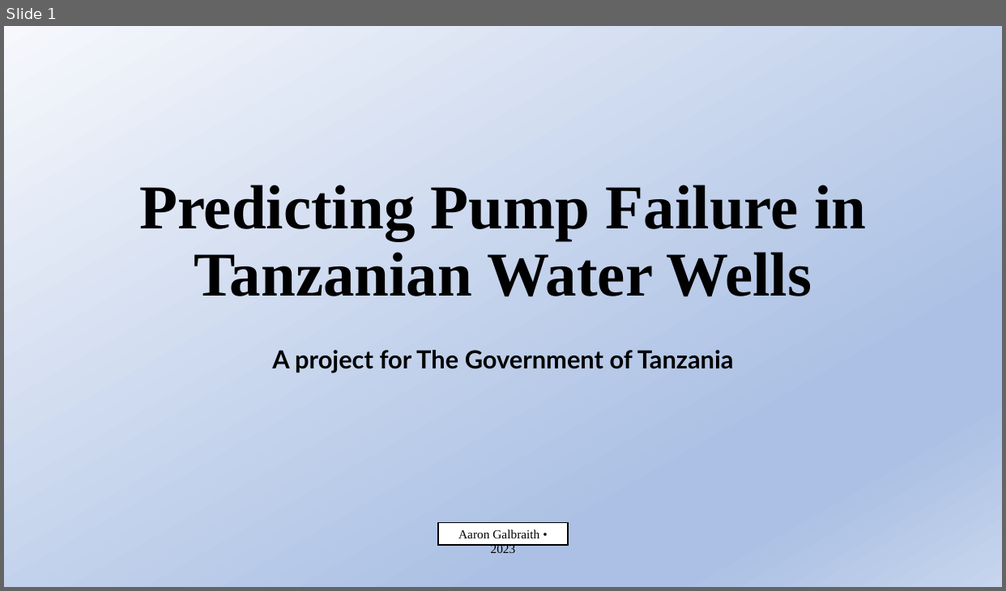
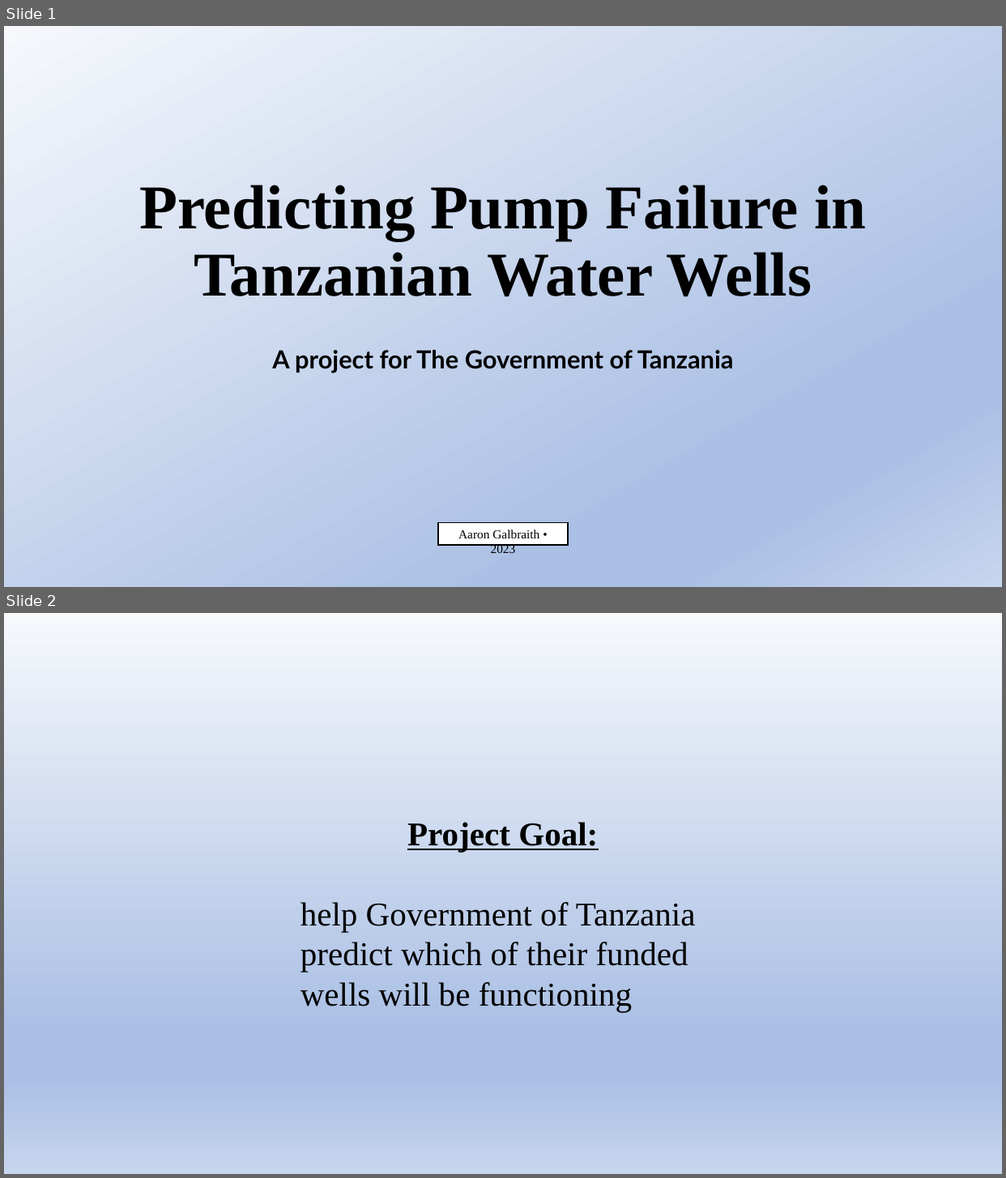
Before and after one commit to aarongalbraith/flatiron-phase3-project, a slide deck: presentation.pptx. Shown one above the other, each under a label of ours: slide 1 before the commit, slides 1 and 2 after it. The pictures are 1006x591 and 1006x1178 pixels, drawn with LibreOffice and Linux fonts; fonts in the diff are those of the drawing. Boxes give left, top, right and bottom in pixels: in the first picture for what was removed or moved away, otherwise in the second. Text is boxed around its words. In the diff, an @@ line names an element or a change of style, - is before the commit and + after.

```diff
--- a/presentation.pptx
+++ b/presentation.pptx
@@ slide 2 added at (4, 613, 1002, 1174), background gradient #F6F8FC to #ABC0E4 to #C7D5ED @@
@@ text added at (300, 822, 696, 1012), 32 pt, text #000000 @@
+Project Goal:
+help Government of Tanzania predict which of their funded wells will be functioning
```
Also in this commit, not shown: 1 other slide added, 2 slides removed, 2 other files.
